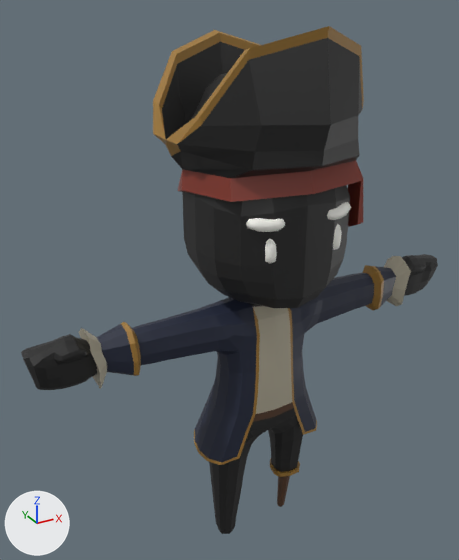
An edit to the glTF model public/assets/characters/char_q_pirate_male.glb, drawn before and after from the same camera.
Before and after are seen from a 50 mm camera at (-2.11, -3.38, 3.89) aimed at (-0.14, 0.21, 2.09). Lighting does not change. The marker at lower left points along +X, +Y and +Z. The older version comes first.

Objects in the first picture: 'Body'.
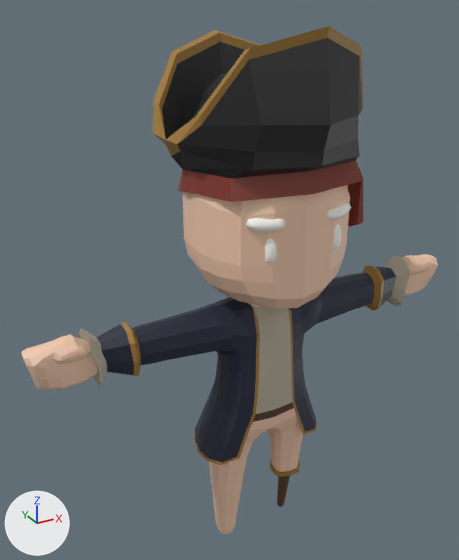
Pixel boxes [x1, y1, x2, y2] of what changed, in the pictures (459 x 560 px):
'Body', recoloured (black to beige)
    both: [21, 180, 438, 534]

Diff of the bpy script that builds the scene:
```diff
--- a/public/assets/characters/char_q_pirate_male.glb.py
+++ b/public/assets/characters/char_q_pirate_male.glb.py
@@ mat_skin @@
 mat_skin = principled_material('Skin')
-mat_skin.base_color = (0.0134, 0.0134, 0.0134)  # black #1f1f1f
+mat_skin.base_color = (0.911, 0.604, 0.434)  # beige #f5ccb0
```
